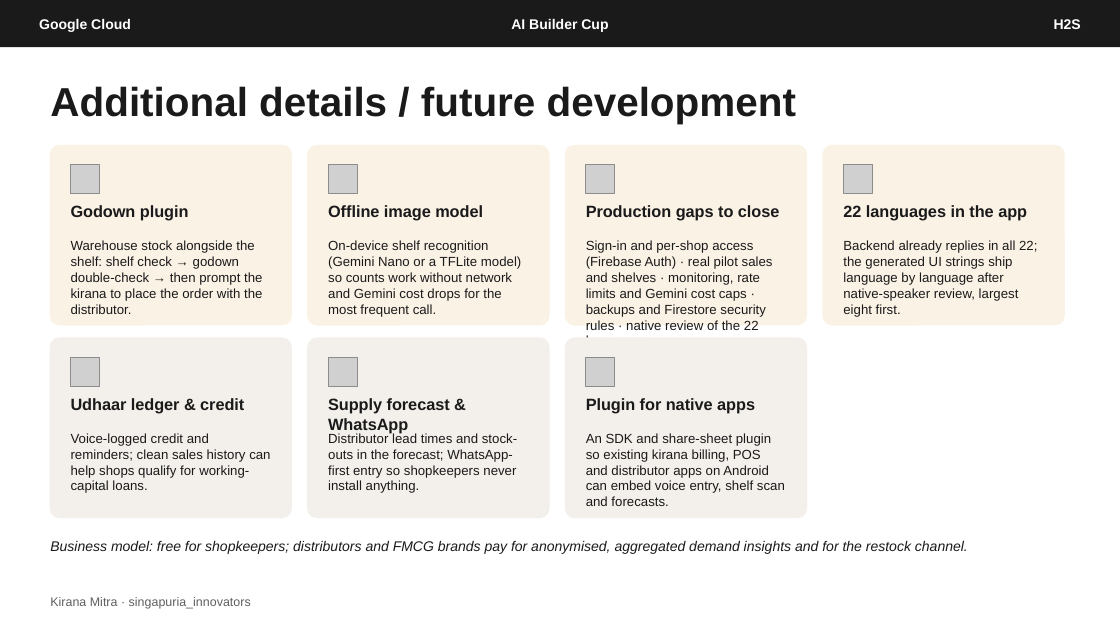
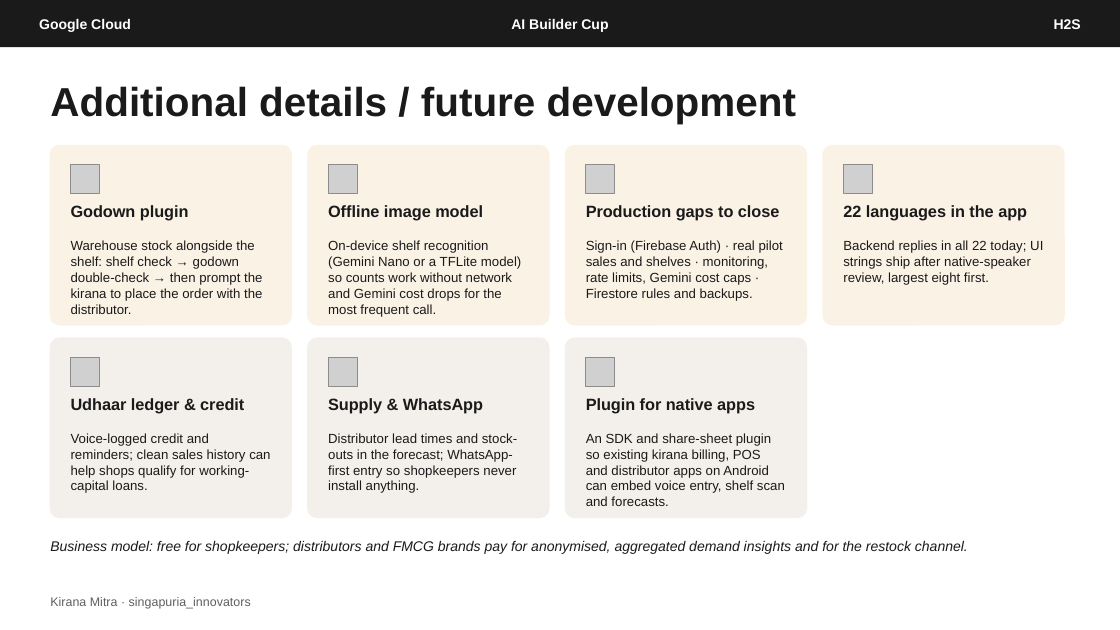
Before and after one commit to CuriousCoder2024/kirana-mitra, a slide deck: slide 12 of docs/submission/Kirana-Mitra-AI-Builder-Cup-Submission.pptx. Drawn at 1120x630 pixels with LibreOffice and Linux fonts; fonts in the diff are those of the drawing; grey boxes stand for pictures. Boxes give left, top, right and bottom in pixels: in the first picture for what was removed or moved away, otherwise in the second. Text is boxed around its words. In the diff, an @@ line names an element or a change of style, - is before the commit and + after.

```diff
--- a/docs/submission/Kirana-Mitra-AI-Builder-Cup-Submission.pptx
+++ b/docs/submission/Kirana-Mitra-AI-Builder-Cup-Submission.pptx
@@ text at [586, 240, 783, 301]: text changed @@
-Sign-in and per-shop access (Firebase Auth) · real pilot sales and shelves · monitoring, rate limits and Gemini cost caps · backups and Firestore security rules · native review of the 22 languages.
+Sign-in (Firebase Auth) · real pilot sales and shelves · monitoring, rate limits, Gemini cost caps · Firestore rules and backups.
@@ text at [843, 240, 1043, 285]: text changed @@
-Backend already replies in all 22; the generated UI strings ship language by language after native-speaker review, largest eight first.
+Backend replies in all 22 today; UI strings ship after native-speaker review, largest eight first.
@@ text at [328, 398, 483, 414]: text changed @@
-Supply forecast & WhatsApp
+Supply & WhatsApp
```
Also in this commit, not shown: 1 other file.
